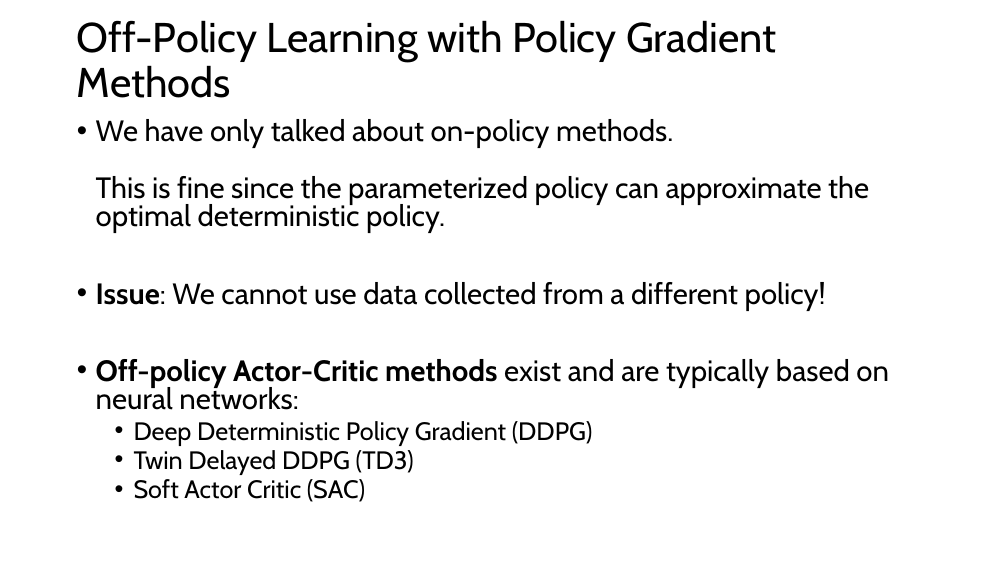
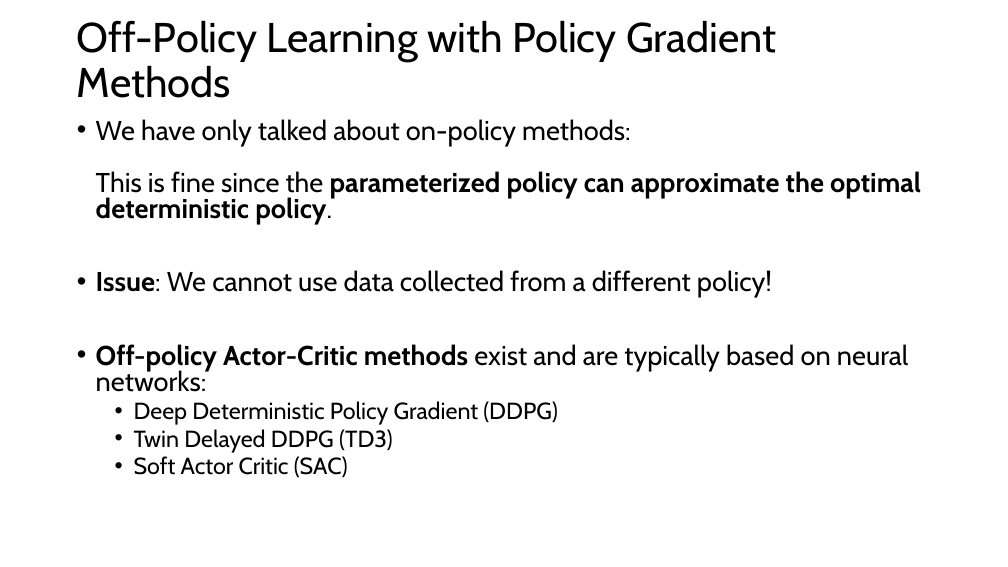
Before and after one commit to mhahsler/Introduction_to_Reinforcement_Learning, a slide deck: slide 20 of slides/Lecture_Chapter13.pptx. Drawn at 1008x567 pixels with LibreOffice and Linux fonts; fonts in the diff are those of the drawing. Boxes give left, top, right and bottom in pixels: in the first picture for what was removed or moved away, otherwise in the second. Text is boxed around its words. In the diff, an @@ line names an element or a change of style, - is before the commit and + after.

Commit message:
Added derivation of the gradient.

```diff
--- a/slides/Lecture_Chapter13.pptx
+++ b/slides/Lecture_Chapter13.pptx
@@ text at (96,119,921,224): text changed; size 28 to 25.9 pt; bold on @@
-• We have only talked about on-policy methods.
-  This is fine since the parameterized policy can approximate the optimal deterministic policy.
+• We have only talked about on-policy methods:
+  This is fine since the parameterized policy can approximate the optimal deterministic policy.
@@ text at (96,270,908,478): size 28 to 25.9 pt in "Issue: We cannot use data collected from ...", "Off-policy Actor-Critic methods exist and are typically ..."; size 24 to 22.2 pt in "Deep Deterministic Policy Gradient (DDPG)", "Twin Delayed DDPG (TD3)", "Soft Actor Critic (SAC)" @@
```
Also in this commit, not shown: 1 other slide changed, 3 other files.
